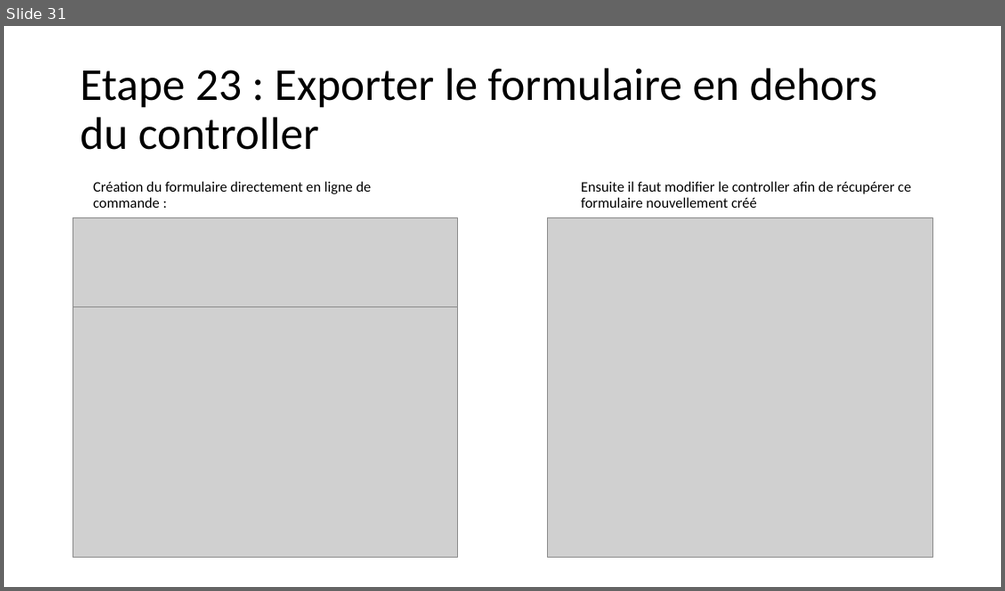
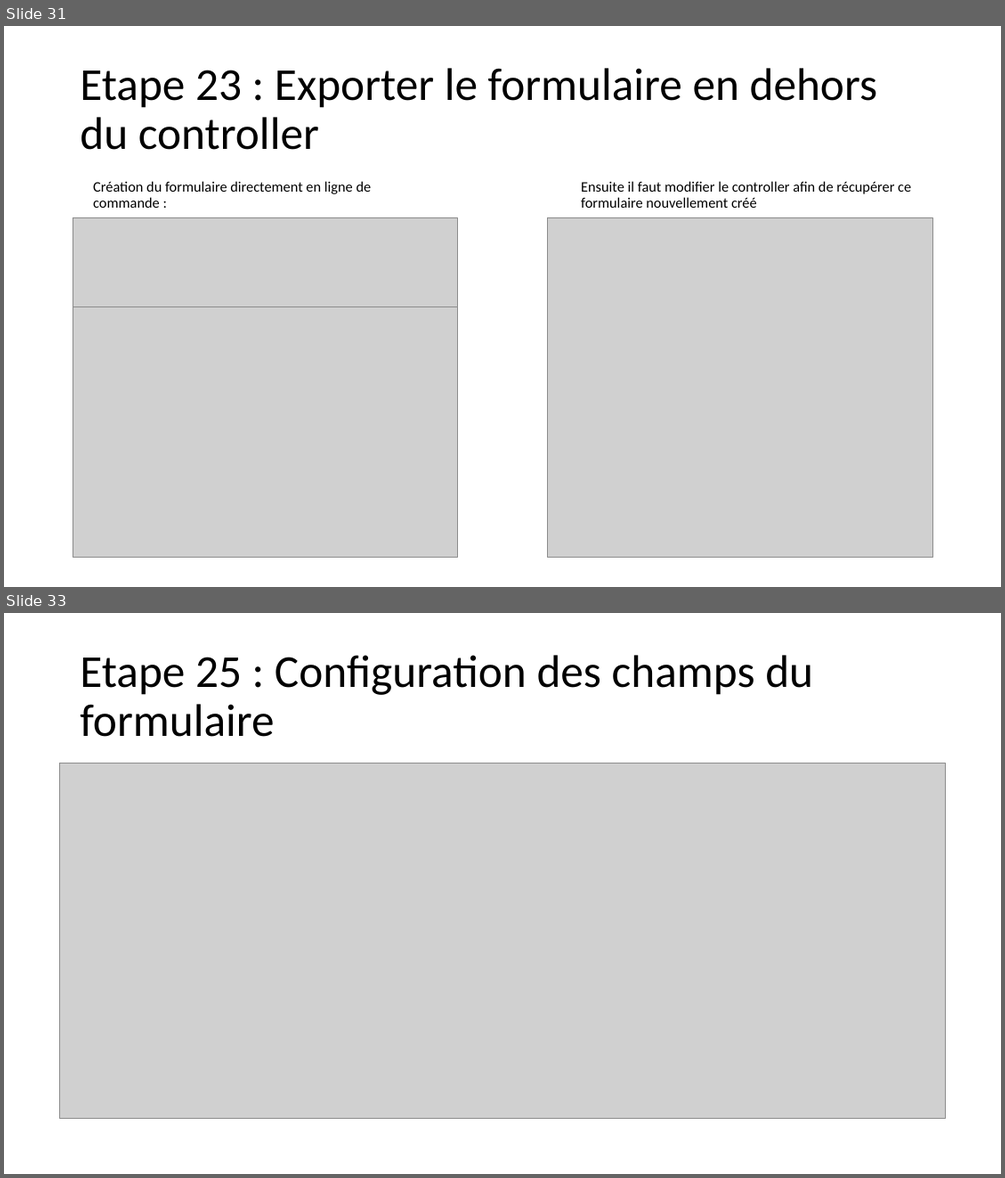
Before and after one commit to SAMTHP/TP_AFPAA, a slide deck: Apprendre symfony.pptx. Shown one above the other, each under a label of ours: slide 31 before the commit, slides 31 and 33 after it; the slides between them are not shown. The pictures are 1005x591 and 1005x1178 pixels, drawn with LibreOffice and Linux fonts; fonts in the diff are those of the drawing; grey boxes stand for pictures. Boxes give left, top, right and bottom in pixels: in the first picture for what was removed or moved away, otherwise in the second. Text is boxed around its words. In the diff, an @@ line names an element or a change of style, - is before the commit and + after.

```diff
--- a/Apprendre symfony.pptx
+++ b/Apprendre symfony.pptx
@@ slide 33 added at box(4, 613, 1001, 1174), background #FFFFFF @@
@@ title added at box(80, 655, 813, 737), 44 pt, text #000000 @@
+Etape 25 : Configuration des champs du formulaire
@@ picture added at box(59, 763, 945, 1119) @@
```
Also in this commit, not shown: 6 other slides added, 3 other files.
